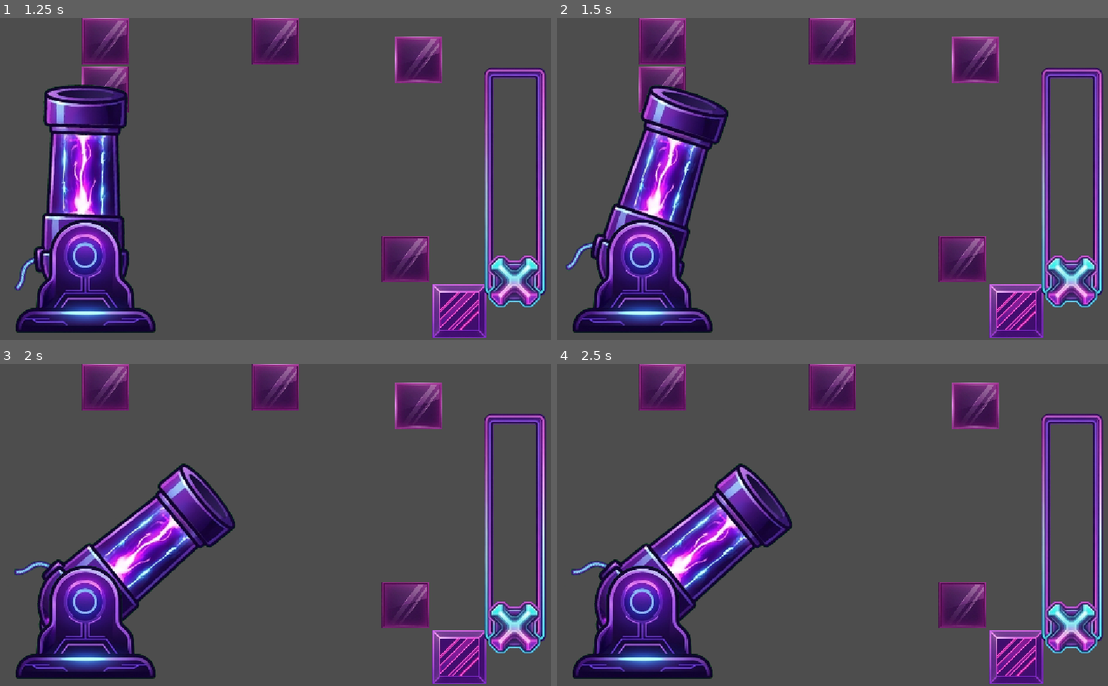
Above: before the commit, frames 1-4 (two rows, left to right).
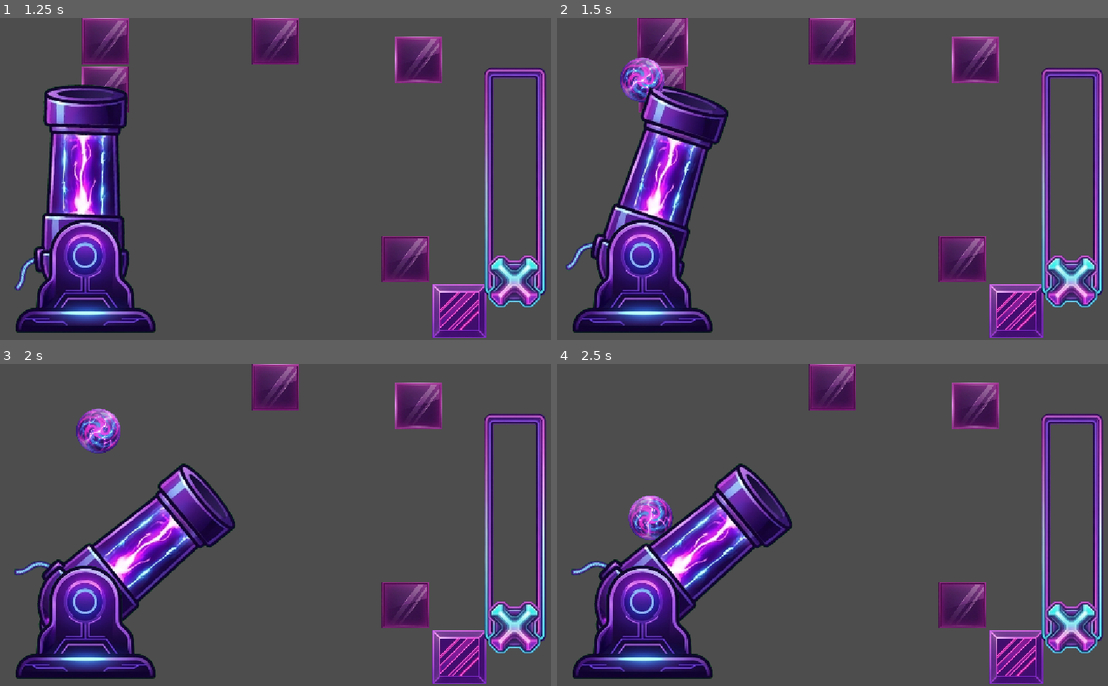
Above: after the commit, the same moments.

Repository: Zidan-09/Arc-Impact
Game: Godot game, scene res://components/cannon-controller/CannonController.tscn
Same seed, same stepped clock (60 frames per second), same inputs: the game is played once before the commit and once after it. This scene is started directly instead of the project's main scene.
Inputs (mouse positions are in pixels of both pictures, inside the frame that each line leads up to):
- Up to frame 1 (1.25 s): tap Enter at 0.5 s; drag from (402, 265) to (110, 220) at 0.52 s
- Up to frame 2 (1.5 s): tap Space at 1.25 s; drag from (727, 195) to (815, 243) at 1.27 s
- Up to frame 3 (2 s): no input
- Up to frame 4 (2.5 s): move the mouse to (898, 454) at 2.02 s; click (898, 454) at 2.17 s

Frame 1 is identical in both runs. In frame 2, 1.1% of the frame differs, in the area x 11-24%, y 0-27%; in frame 3, 2.1%, in the area x 13-24%, y 0-28%; in frame 4, 2.1%.

Commit message:
feat(glass): implemented detector without colission on glass obstacle

Diff:
--- a/components/obstacles/glass/glassObstacle.tscn
+++ b/components/obstacles/glass/glassObstacle.tscn
@@ -13,5 +13,7 @@
 modulate = Color(1, 1, 1, 0.8627451)
 texture = ExtResource("1_ud1dm")
 
-[node name="HitBox" type="CollisionShape2D" parent="." unique_id=2042098229]
+[node name="HitBox" type="Area2D" parent="."]
+
+[node name="CollisionShape2D" type="CollisionShape2D" parent="HitBox"]
 shape = SubResource("RectangleShape2D_dlv83")
--- a/components/obstacles/glass/glass_obstacle.gd
+++ b/components/obstacles/glass/glass_obstacle.gd
@@ -6,26 +6,34 @@
 var is_broken: bool = false
 
 @onready var sprite: Sprite2D = $Sprite
-@onready var hit_box: CollisionShape2D = $HitBox
+@onready var hit_box: Area2D = $HitBox
 
 
 func _ready() -> void:
 	super._ready()
+	hit_box.body_entered.connect(_on_hit_box_body_entered)
 
 
-func on_hit_started(_bullet: RigidBody2D) -> void:
-	hit_box.set_deferred("disabled", true)
+func _on_hit_box_body_entered(body: Node2D) -> void:
+	if is_broken:
+		return
+	if body is RigidBody2D:
+		hit(body)
 
 
-func on_hit_completed(bullet: RigidBody2D) -> void:
-	shatter(bullet)
+func on_hit_started(bullet: RigidBody2D) -> void:
+	if is_instance_valid(bullet):
+		bullet.linear_velocity *= velocity_retain
+	hit_box.set_deferred("monitoring", false)
 
 
-func shatter(bullet: RigidBody2D) -> void:
+func on_hit_completed(_bullet: RigidBody2D) -> void:
+	shatter()
+
+
+func shatter() -> void:
 	if is_broken:
 		return
 	is_broken = true
-	if is_instance_valid(bullet):
-		bullet.linear_velocity *= velocity_retain
 	sprite.hide()
 	queue_free()
